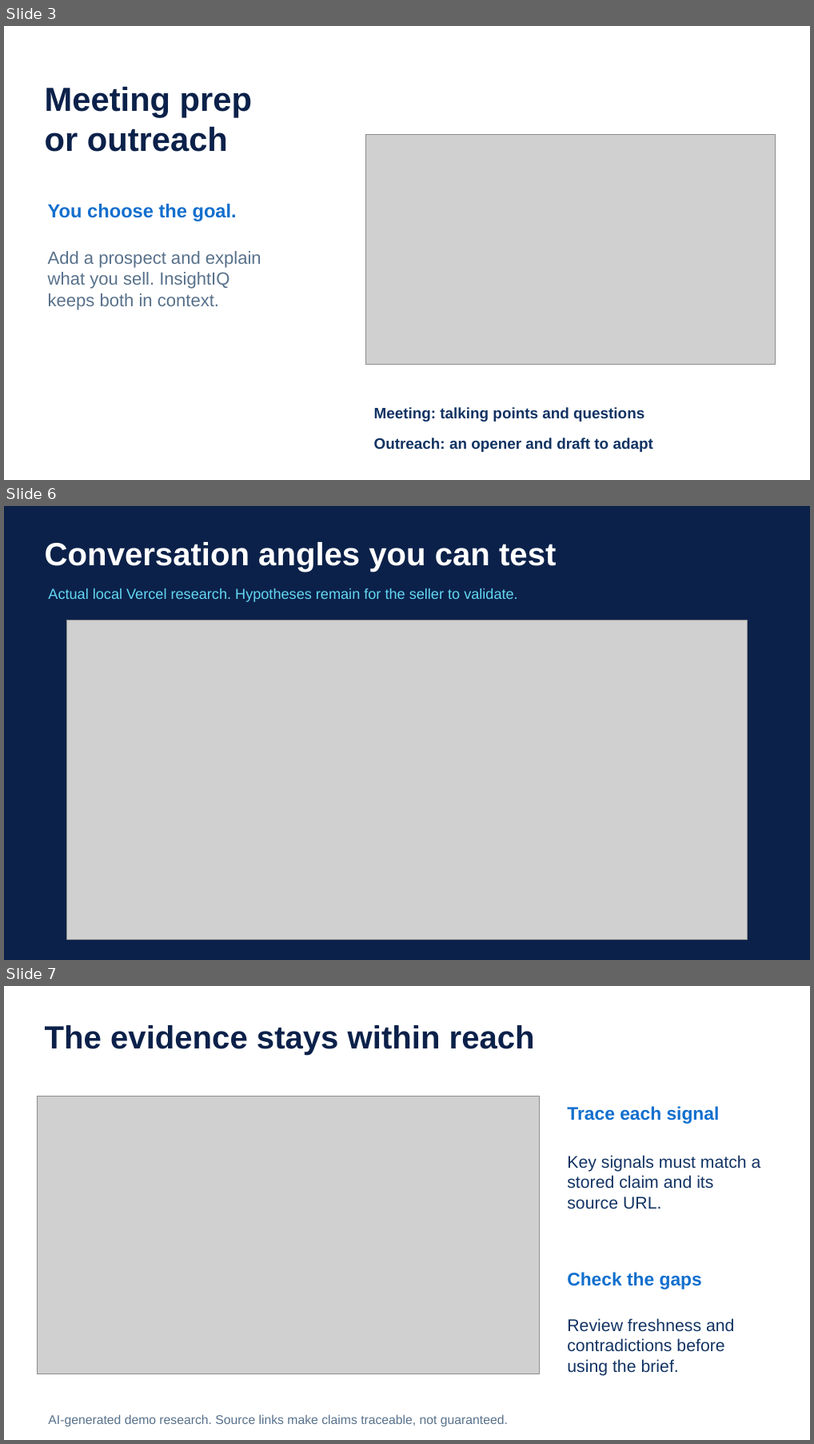
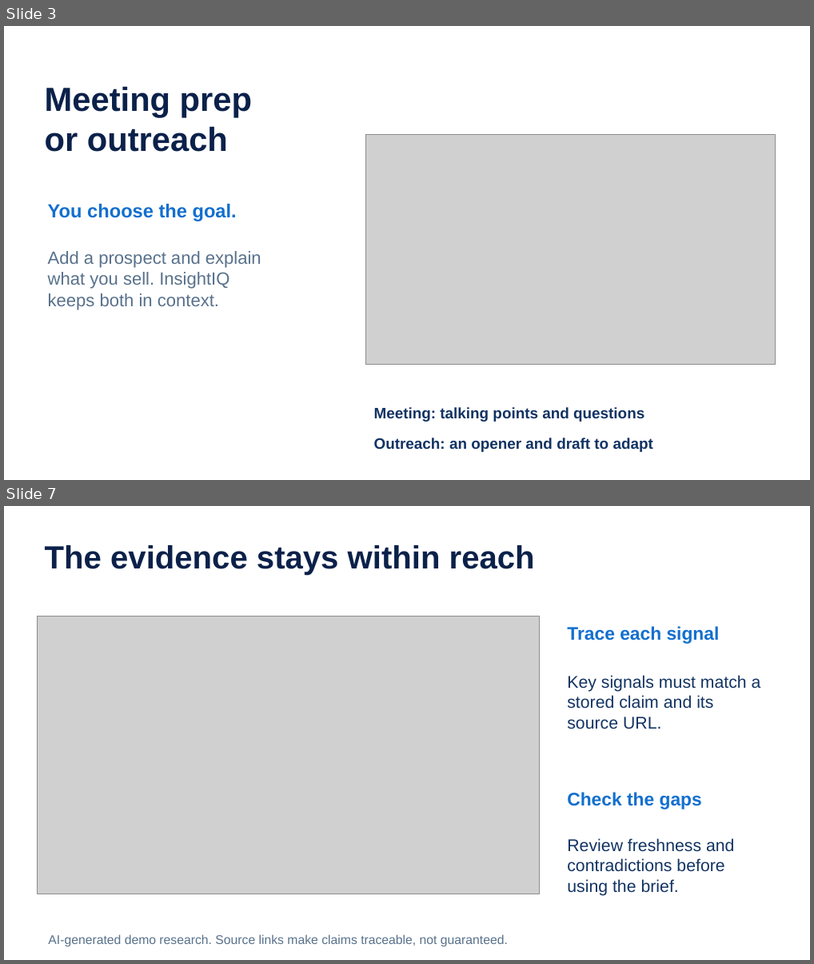
Before and after one commit to afnanahmadtariq/InsightIQ, a slide deck: presentation/InsightIQ-pitch-enhanced.pptx. Shown one above the other, each under a label of ours: slides 3, 6 and 7 before the commit, slides 3 and 7 after it; the slides between them are not shown. The pictures are 814x1444 and 814x964 pixels, drawn with LibreOffice and Linux fonts; fonts in the diff are those of the drawing; grey boxes stand for pictures. Boxes give left, top, right and bottom in pixels: in the first picture for what was removed or moved away, otherwise in the second. Text is boxed around its words. In the diff, an @@ line names an element or a change of style, - is before the commit and + after.

```diff
--- a/presentation/InsightIQ-pitch-enhanced.pptx
+++ b/presentation/InsightIQ-pitch-enhanced.pptx
@@ slide 6 removed at (4,506,810,960), background #0B214A @@
@@ text removed at (45,542,556,572) @@
-Conversation angles you can test
@@ text removed at (48,588,518,602) @@
-Actual local Vercel research. Hypotheses remain for the seller to validate.
@@ picture removed at (67,620,748,939) @@
```
Also in this commit, not shown: 3 slides changed, 3 slides added, 2 other slides removed, 8 other files.
